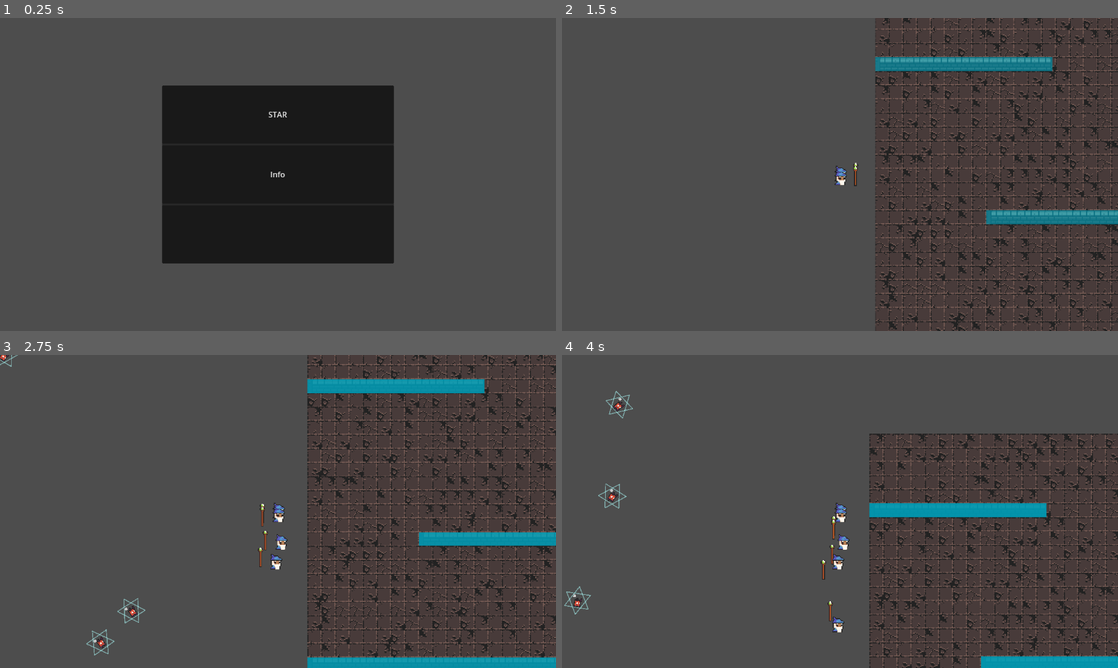
Above: before the commit, frames 1-4 (two rows, left to right).
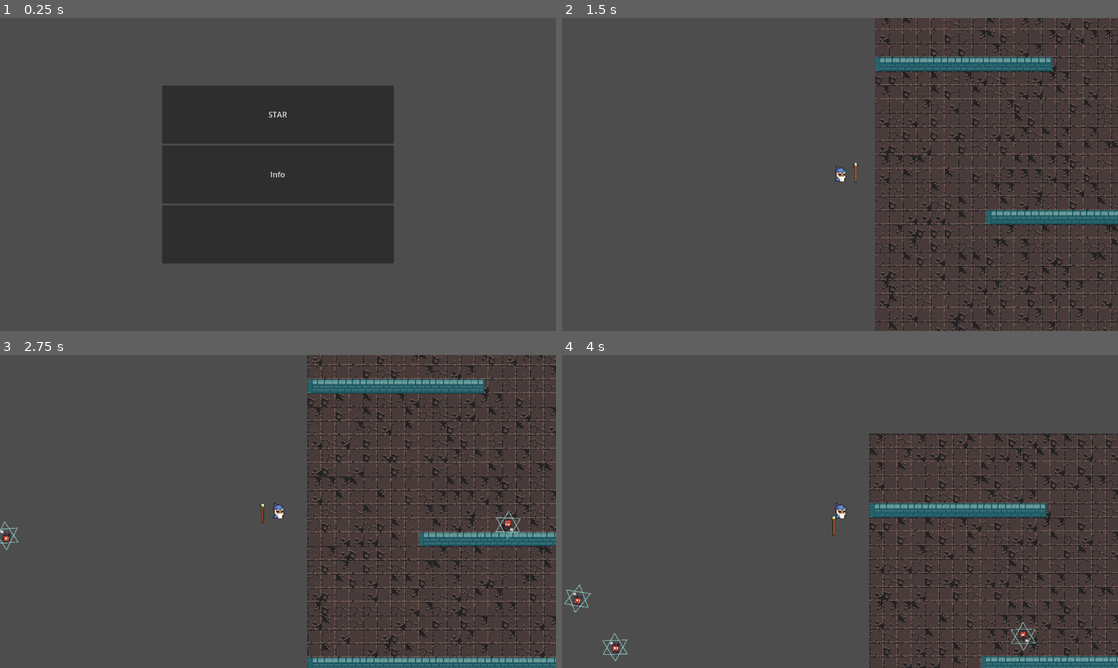
Above: after the commit, the same moments.

Repository: GianiStatie/GGJ-2025
Game: Godot game, scene res://menu/end.tscn
Same seed, same stepped clock (60 frames per second), same inputs: the game is played once before the commit and once after it. This scene is started directly instead of the project's main scene. The engine's default icon, where the game draws it, is replaced by a stand-in: a white triangle on a blue panel in a dark square.
Inputs (mouse positions are in pixels of both pictures, inside the frame that each line leads up to):
- Up to frame 1 (0.25 s): no input
- Up to frame 2 (1.5 s): click "STAR" at 0.5 s; tap Enter (ui_accept) at 1.25 s; move the mouse to (962, 158) at 1.27 s; hold W (up) from 1.28 s (still down); tap A (a) at 1.35 s
- Up to frame 3 (2.75 s): tap Enter (ui_accept) at 1.52, 2.27 s; tap D (d) at 1.55, 2.1 s; move the mouse to (166, 527) at 2.02 s; release W (up) at 2.03 s; hold S (down) from 2.03 s (still down); tap A (a) at 2.3 s
- Up to frame 4 (4 s): move the mouse to (895, 442) at 2.77 s; release S (down) at 2.78 s; hold W (up) from 2.78 s (still down); tap A (a) at 2.85, 3.8 s; tap D (d) at 3.05, 3.6 s; move the mouse to (812, 574) at 3.52 s; tap Enter (ui_accept) at 3.77 s

The runs differ from the first frame. In frame 1, 0.7% of the frame differs, in the area x 29-71%, y 21-79%; in frame 2, 2.5%; in frame 3, 4.7%, in the area x 0-100%, y 0-100%; in frame 4, 3.4%.

Commit message:
menu reworrk add change scene to root

Diff:
--- a/menu/end.gd
+++ b/menu/end.gd
@@ -8,6 +8,7 @@
 
 # Called every frame. 'delta' is the elapsed time since the previous frame.
 func _process(delta: float) -> void:
-	var instance = scene.instantiate()
-	add_child(instance)
+	get_tree().change_scene_to_packed(scene)
+	#var instance = scene.instantiate()
+	#add_child(instance)
 	pass
--- a/menu/main_menu.gd
+++ b/menu/main_menu.gd
@@ -13,6 +13,7 @@
 
 
 func _on_start_pressed() -> void:
-	var instance = scene.instantiate()
-	add_child(instance)
+	get_tree().change_scene_to_packed(scene)
+	#var instance = scene.instantiate()
+	#add_child(instance)
 	pass # Replace with function body.
